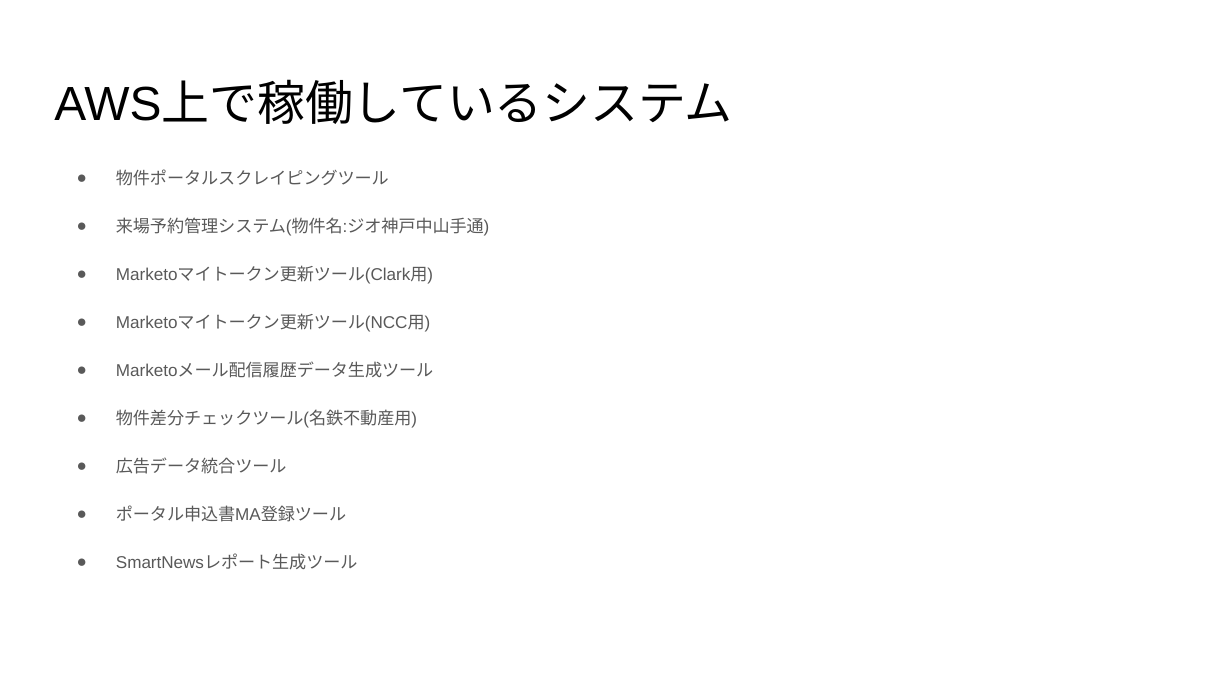
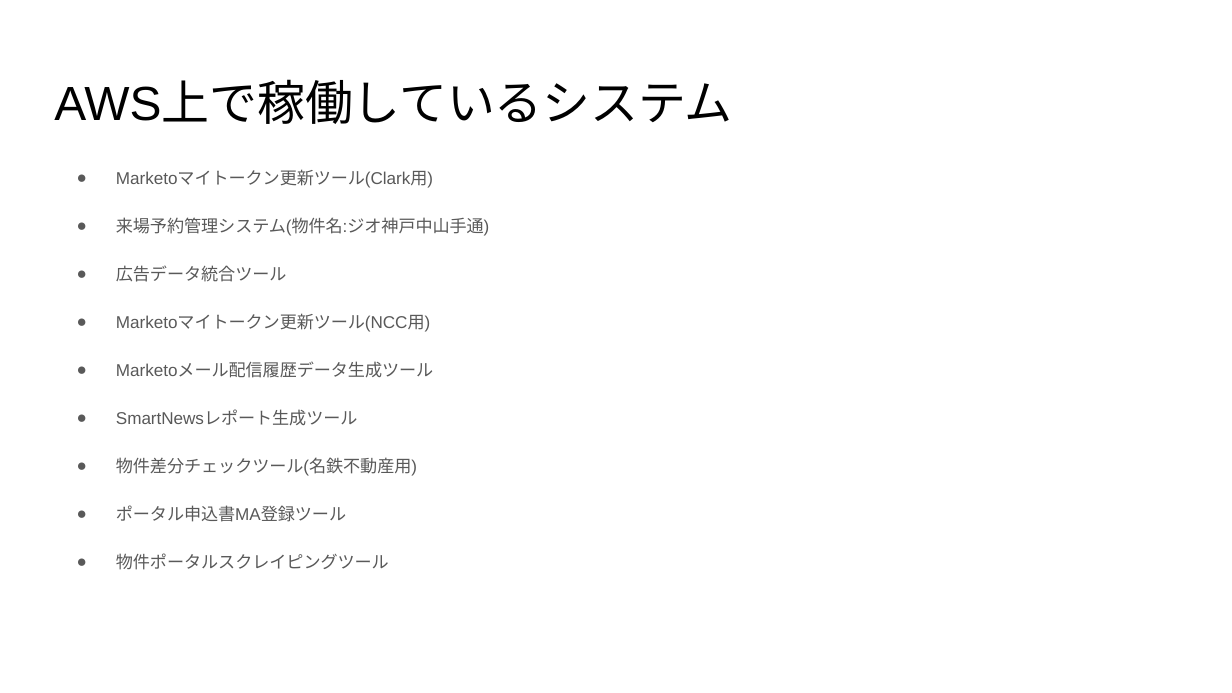
Before and after one commit to prime-x-co-ltd/px-overview, a slide deck: slide 3 of docs/自社開発システム構成図.pptx. Drawn at 1232x693 pixels with LibreOffice and Linux fonts; fonts in the diff are those of the drawing. Boxes give left, top, right and bottom in pixels: in the first picture for what was removed or moved away, otherwise in the second. Text is boxed around its words. In the diff, an @@ line names an element or a change of style, - is before the commit and + after.

```diff
--- a/docs/自社開発システム構成図.pptx
+++ b/docs/自社開発システム構成図.pptx
@@ text at [116,170,433,188]: text changed @@
-● 物件ポータルスクレイピングツール
+● Marketoマイトークン更新ツール(Clark用)
@@ text at [116,265,287,282]: text changed @@
-● Marketoマイトークン更新ツール(Clark用)
+● 広告データ統合ツール
@@ text at [116,410,358,425]: paragraph added @@
+● SmartNewsレポート生成ツール
@@ text at [116,457,287,474]: paragraph removed @@
-● 広告データ統合ツール
@@ text at [116,553,389,570]: text changed @@
-● SmartNewsレポート生成ツール
+● 物件ポータルスクレイピングツール
```
Also in this commit, not shown: 14 other slides changed, 1 other file.
